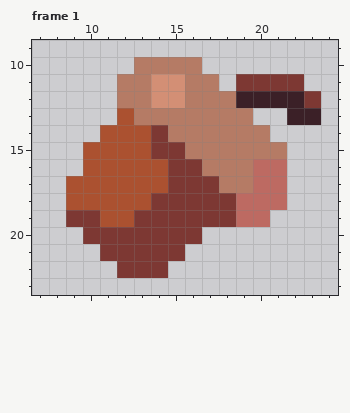
File history of a pixel-art file, aseprite/seed.aseprite. This is how it looked before the edit.
32x32 pixels, 1 frame. Colours within 5 levels of each other are drawn and written as one. Shown: frame 1: x 7..24, y 9..23. The commit also changed other frames, which this record leaves out.
Now the later version:
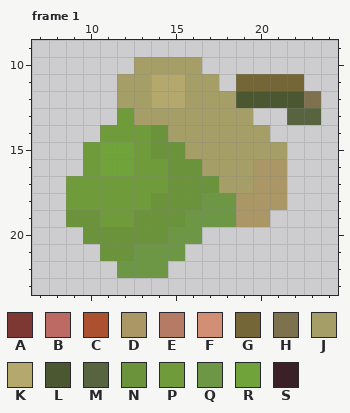
Palette (. is transparent): A #7d3833  B #bd6a62  C #ab5130  D #aa9765  E #b57b65  F #d38f75  G #746637  H #7e724e  J #a69e67  K #b4a86d  L #4b5730  M #58633f  N #6a933b  P #6f9b3b  Q #6d9745  R #70a43b  S #3b2027
Author's note on the commit: animate seed stages
What changed:
Changed rows in their new state; - is an unchanged pixel.
Frame 1:
first column x 9:
10 ----JJJJ-------
11 ---JJKKJJ-GGGG-
12 ---JJKKJJJLLLLH
13 ---PJJJJJJJ--MM
14 --PPPNJJJJJJ---
15 -PRRPNNJJJJJJ--
16 -PRRPPNNJJJDD--
17 PPPPPPNNNJJDD--
18 PPPPPNNNQQDDD--
19 NNPPNNNQQQDD---
20 -NNNNNQQ-------
21 --NNQQQ--------
22 ---QQQ---------
Boxes around the changes in both pictures, in picture pixels (x1, y1, x2, y2):
changed: (66, 57, 321, 278)
